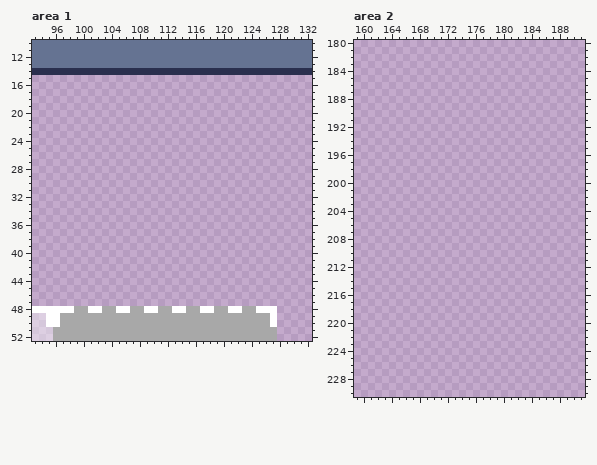
One commit to this pixel-art file: F2024 Platformer Demo/Assets/Texture/Aseprite/GameBoardPack.aseprite. That is the earlier state.
192x512 pixels, 1 frame. Shown: area 1: x 93..132, y 10..52; area 2: x 159..191, y 180..230. The commit also changed other parts of the picture, which this record leaves out.
New version:
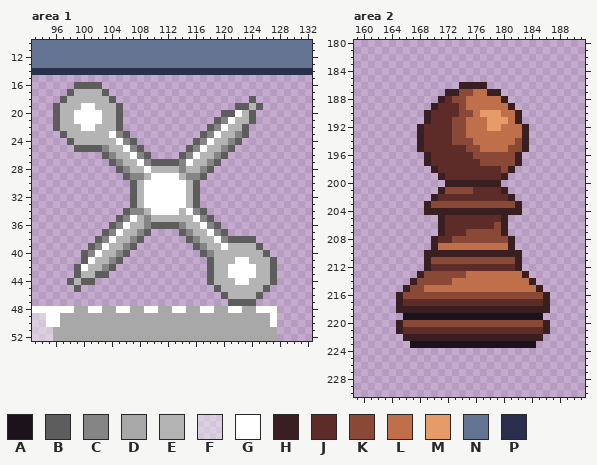
Palette (. is transparent): A #1c121c  B #5d5d5d  C #858585  D #a8a8a8  E #b4b4b4  F #ffffff6e  G #ffffff  H #391f21  J #5d2c28  K #8a4836  L #bf6f4a  M #e69c69  N #657392  P #2a2f4e
Edits made:
--- area 1
@@ x 93..132 @@
 15 ........................................
-16 ........................................
-17 ........................................
-18 ........................................
-19 ........................................
-20 ........................................
-21 ........................................
-22 ........................................
-23 ........................................
-24 ........................................
-25 ........................................
-26 ........................................
-27 ........................................
-28 ........................................
-29 ........................................
-30 ........................................
-31 ........................................
-32 ........................................
-33 ........................................
-34 ........................................
-35 ........................................
-36 ........................................
-37 ........................................
-38 ........................................
-39 ........................................
-40 ........................................
-41 ........................................
-42 ........................................
-43 ........................................
-44 ........................................
-45 ........................................
-46 ........................................
-47 ........................................
+16 ......BBBB..............................
+17 .....BEEEEB.............................
+18 ....BEEEEEEB...................B........
+19 ...BEEEGGEEEB................BBEB.......
+20 ...BEEGGGGEEB..............BBGEB........
+21 ...BEEGGGGEEB.............BCGEEB........
+22 ...BEEEGGEEEB............BCGEEB.........
+23 ....BEEEEEEGCB..........BCGEECB.........
+24 .....BEEEEEEGCB........BCGEECB..........
+25 ......BBBBCEEGCB......BCGEECB...........
+26 ..........BCEEGCB....BCGEECB............
+27 ...........BCEEGCBBBBCGEECB.............
+28 ............BCEEGEEEECEECB..............
+29 .............BCCEGGGGECCB...............
+30 ..............BEGGGGGGEB................
+31 ..............BEGGGGGGEB................
+32 ..............BEGGGGGGEB................
+33 ..............BEGGGGGGEB................
+34 .............BCCEGGGGEGCB...............
+35 ............BCGECEEEEEEGCB..............
+36 ...........BCGEECBBBBCEEGCB.............
+37 ..........BCGEECB....BCEEGCB............
+38 .........BCGEECB......BCEEGCBBBB........
+39 ........BCGEECB........BCEEGEEEEB.......
+40 .......BCGEECB..........BCEEEEEEEB......
+41 .......BGEECB............BEEEGGEEEB.....
+42 ......BGEECB.............BEEGGGGEEB.....
+43 ......BEEBB..............BEEGGGGEEB.....
+44 .....BEBB................BEEEGGEEEB.....
+45 ......B...................BEEEEEEB......
+46 ...........................BEEEEB.......
+47 ............................BBBB........
 48 GGGGGGDDGGDDGGDDGGDDGGDDGGDDGGDDGGG.....
--- area 2
@@ x 159..191 @@
 185 .................................
-186 .................................
-187 .................................
-188 .................................
-189 .................................
-190 .................................
-191 .................................
-192 .................................
-193 .................................
-194 .................................
-195 .................................
-196 .................................
-197 .................................
-198 .................................
-199 .................................
-200 .................................
-201 .................................
-202 .................................
-203 .................................
-204 .................................
-205 .................................
-206 .................................
-207 .................................
-208 .................................
-209 .................................
-210 .................................
-211 .................................
-212 .................................
-213 .................................
-214 .................................
-215 .................................
-216 .................................
-217 .................................
-218 .................................
-219 .................................
-220 .................................
-221 .................................
-222 .................................
-223 .................................
+186 ...............HHHH..............
+187 .............HHKKLLHH............
+188 ............HJKKLLLLLH...........
+189 ...........HJJJKLLLLLLH..........
+190 ..........HJJJJKKLMMMLLH.........
+191 ..........HJJJKKLLLMMMLH.........
+192 .........HJJJJKKLLLMMLLLH........
+193 .........HJJJJKKLLLLLLLLH........
+194 .........HJJJJKKKLLLLLLKH........
+195 .........HJJJJJJKKLLLLKKH........
+196 ..........HJJJJJJKKKKKKH.........
+197 ..........HJJJJJJJKKKKKH.........
+198 ...........HJJJJJJJJJKH..........
+199 ............HJJJJJJJJH...........
+200 .............HHHHHHHH............
+201 ............HKKKKJJJJH...........
+202 ...........HJJJJJJJJJJH..........
+203 ..........HKKKKKKKKKKKKH.........
+204 ..........HHHHHHHHHHHHHH.........
+205 ............HJJJJJJJJH...........
+206 ............HJJJJJJJKH...........
+207 ............HJJJKKKKKH...........
+208 ...........HJJKKKKKKKKH..........
+209 ...........HLLLLLLLLLLH..........
+210 ..........HHHHHHHHHHHHHH.........
+211 ..........HKKKKKKKKKKKKH.........
+212 ..........HJJJJJJJJJJJJH.........
+213 .........HKKKKKKLLLLLLLLH........
+214 ........HKKKKKLLLLLLLLLLLH.......
+215 .......HKKLLLLLLLLLLLLLLLLH......
+216 ......HKKKKKKKKKKKKKKKKKKKKH.....
+217 ......HJJJJJJJJJJJJJJJJJJJJH.....
+218 ......HHHHHHHHHHHHHHHHHHHHHH.....
+219 .......AAAAAAAAAAAAAAAAAAAA......
+220 ......HKKKKKKKKKKKKKKKKKKKKH.....
+221 ......HJJJJJJJJJJJJJJJJJJJJH.....
+222 .......HHHHHHHHHHHHHHHHHHHH......
+223 ........AAAAAAAAAAAAAAAAAA.......
 224 .................................
Boxes around the changes in both pictures, in picture pixels (x1, y1, x2, y2):
added: (53, 82, 277, 306)
added: (396, 82, 550, 348)
